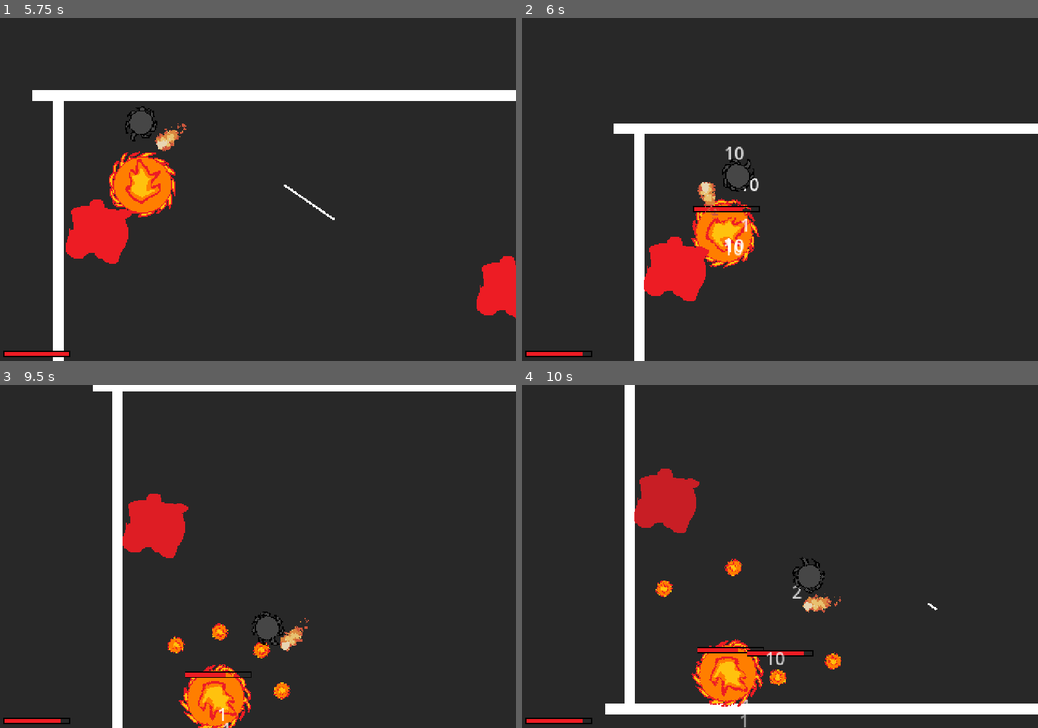
Above: before the commit, frames 1-4 (two rows, left to right).
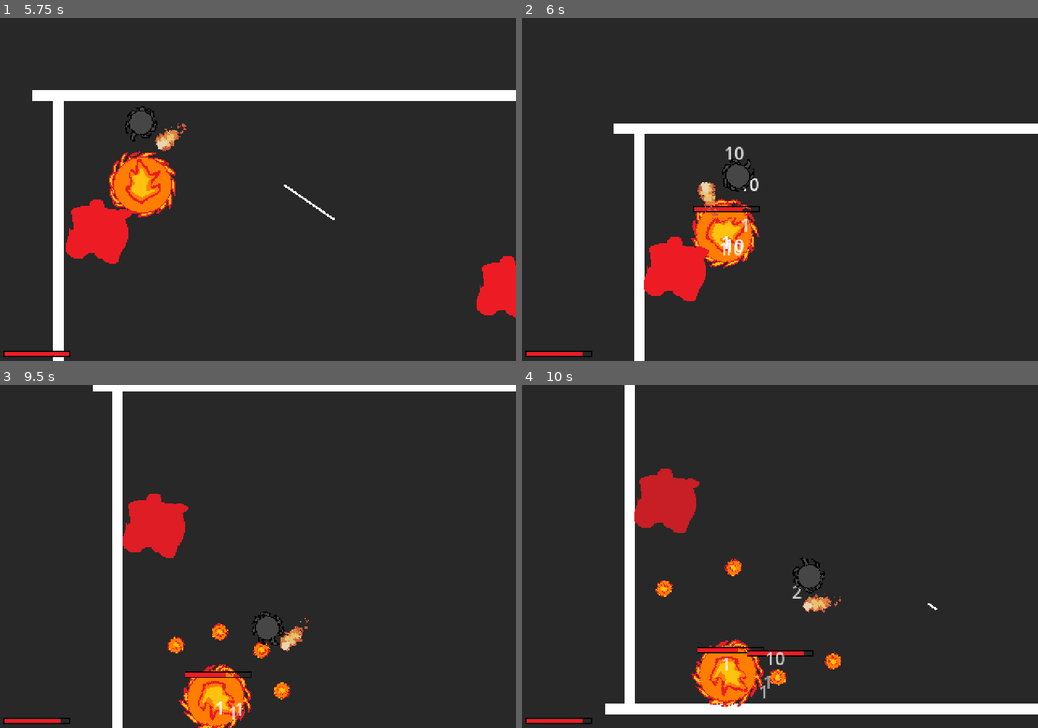
Above: after the commit, the same moments.

Repository: deltea/brj-2025
Game: Godot game, scene res://rooms/levels/fire_boss_level.tscn
The game is run twice, just before and just after one commit, with the same random seed, the same clock (stepped at 60 frames per second) and the same inputs.
Inputs (mouse positions are in pixels of both pictures, inside the frame that each line leads up to):
- Up to frame 1 (5.75 s): tap Enter at 0.5 s; move the mouse to (371, 172) at 0.52 s; press the mouse at (371, 172) at 0.53 s; tap Space at 1.25 s; move the mouse to (154, 206) at 1.27 s; release the mouse at (154, 206) at 1.28 s; click (154, 206) at 1.35 s; move the mouse to (309, 114) at 2.02 s; press the mouse at (309, 114) at 2.03 s; move the mouse to (232, 258) at 2.77 s; release the mouse at (232, 258) at 2.78 s; click (232, 258) at 2.85 s; move the mouse to (412, 240) at 3.52 s; press the mouse at (412, 240) at 3.53 s; move the mouse to (103, 138) at 4.27 s; release the mouse at (103, 138) at 4.28 s; click (103, 138) at 4.35 s; move the mouse to (283, 189) at 5.02 s; press the mouse at (283, 189) at 5.03 s
- Up to frame 2 (6 s): move the mouse to (702, 103) at 5.77 s; release the mouse at (702, 103) at 5.78 s; click (702, 103) at 5.85 s
- Up to frame 3 (9.5 s): move the mouse to (371, 539) at 6.52 s; press the mouse at (371, 539) at 6.53 s; move the mouse to (154, 573) at 7.27 s; release the mouse at (154, 573) at 7.28 s; click (154, 573) at 7.35 s; move the mouse to (309, 481) at 8.02 s; press the mouse at (309, 481) at 8.03 s; move the mouse to (232, 625) at 8.77 s; release the mouse at (232, 625) at 8.78 s; click (232, 625) at 8.85 s
- Up to frame 4 (10 s): move the mouse to (934, 607) at 9.52 s; press the mouse at (934, 607) at 9.53 s

Frame 1 is identical in both runs. In frame 2, less than 0.1% of the frame differs, in the area x 38-41%, y 63-70%; in frame 3, 0.1%, in the area x 41-47%, y 92-100%; in frame 4, less than 0.1%.

Commit message:
Fixed pits

Diff:
--- a/rooms/levels/fire_boss_level.tscn
+++ b/rooms/levels/fire_boss_level.tscn
@@ -37,3 +37,4 @@
 
 [node name="Fire Pit" parent="." index="7" instance=ExtResource("7_6x8nk")]
 position = Vector2(420, 177)
+collision_mask = 1
--- /dev/null
+++ b/scenes/environment/fire_pit.gd
@@ -0,0 +1,4 @@
+extends ModifierPit
+
+func _ready():
+	modifier = FireModifier.new();
--- a/scenes/environment/fire_pit.tscn
+++ b/scenes/environment/fire_pit.tscn
@@ -1,7 +1,8 @@
-[gd_scene load_steps=6 format=3 uid="uid://07smuk2pp7s5"]
+[gd_scene load_steps=7 format=3 uid="uid://07smuk2pp7s5"]
 
 [ext_resource type="PackedScene" uid="uid://3ux350llm4sv" path="res://scenes/environment/modifier_pits.tscn" id="1_j81sr"]
 [ext_resource type="Texture2D" uid="uid://cmvv1glcsuik6" path="res://assets/Sprites/Environment Sprites/FirePit.png" id="2_x6bbi"]
+[ext_resource type="Script" path="res://scenes/environment/fire_pit.gd" id="2_xicc0"]
 
 [sub_resource type="RectangleShape2D" id="RectangleShape2D_ab6l6"]
 size = Vector2(47, 53)
@@ -20,6 +21,7 @@
 }]
 
 [node name="Fire Pit" instance=ExtResource("1_j81sr")]
+script = ExtResource("2_xicc0")
 fades = true
 
 [node name="CollisionShape2D" parent="." index="0"]
--- a/scenes/environment/modifier_pits.gd
+++ b/scenes/environment/modifier_pits.gd
@@ -3,10 +3,10 @@
 
 @export var fades = false;
 @export var fade_time = 4.0;
-
 var modifier : Modifier;
 
 func _on_body_entered(body: Node2D) -> void:
+	print(body)
 	if body is Entity:
 		body.add_modifier(modifier);
 
--- a/scenes/environment/modifier_pits.tscn
+++ b/scenes/environment/modifier_pits.tscn
@@ -3,6 +3,7 @@
 [ext_resource type="Script" path="res://scenes/environment/modifier_pits.gd" id="1_yl6qw"]
 
 [node name="Modifier Pit" type="Area2D"]
+collision_mask = 14
 script = ExtResource("1_yl6qw")
 
 [node name="CollisionShape2D" type="CollisionShape2D" parent="."]
--- a/scenes/player/player.tscn
+++ b/scenes/player/player.tscn
@@ -24,7 +24,7 @@
 
 [node name="Player" type="RigidBody2D"]
 collision_layer = 2
-collision_mask = 2147483656
+collision_mask = 2147483657
 physics_material_override = SubResource("PhysicsMaterial_u1308")
 contact_monitor = true
 max_contacts_reported = 1
--- a/scripts/states/Boss States/Fire Boss/BossStill.gd
+++ b/scripts/states/Boss States/Fire Boss/BossStill.gd
@@ -2,7 +2,6 @@
 class_name FireBossStill;
 
 @export var boss : Entity;
-
 @export var attack_interval = 2;
 
 @onready var countdown = attack_interval;
